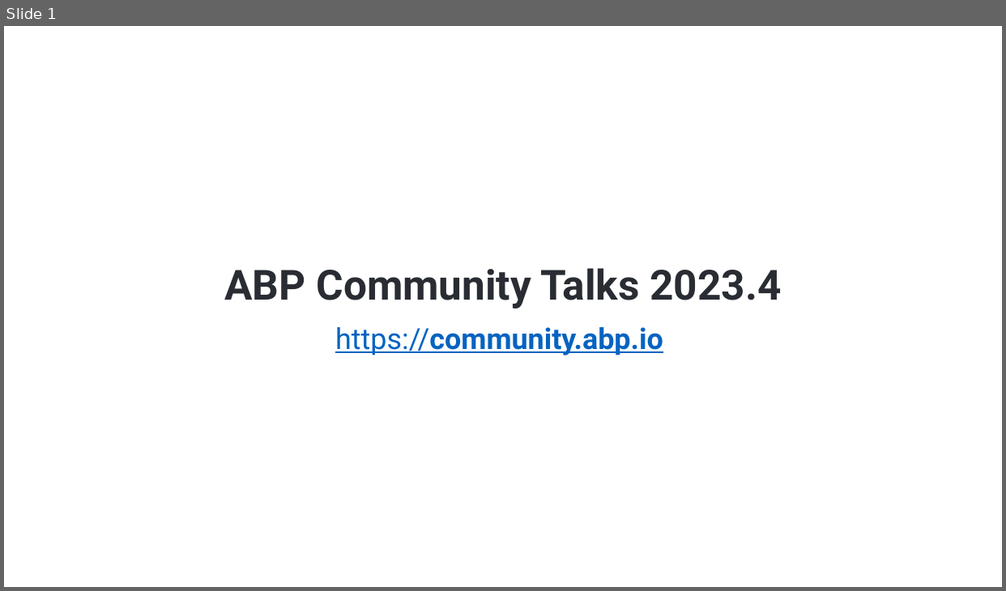
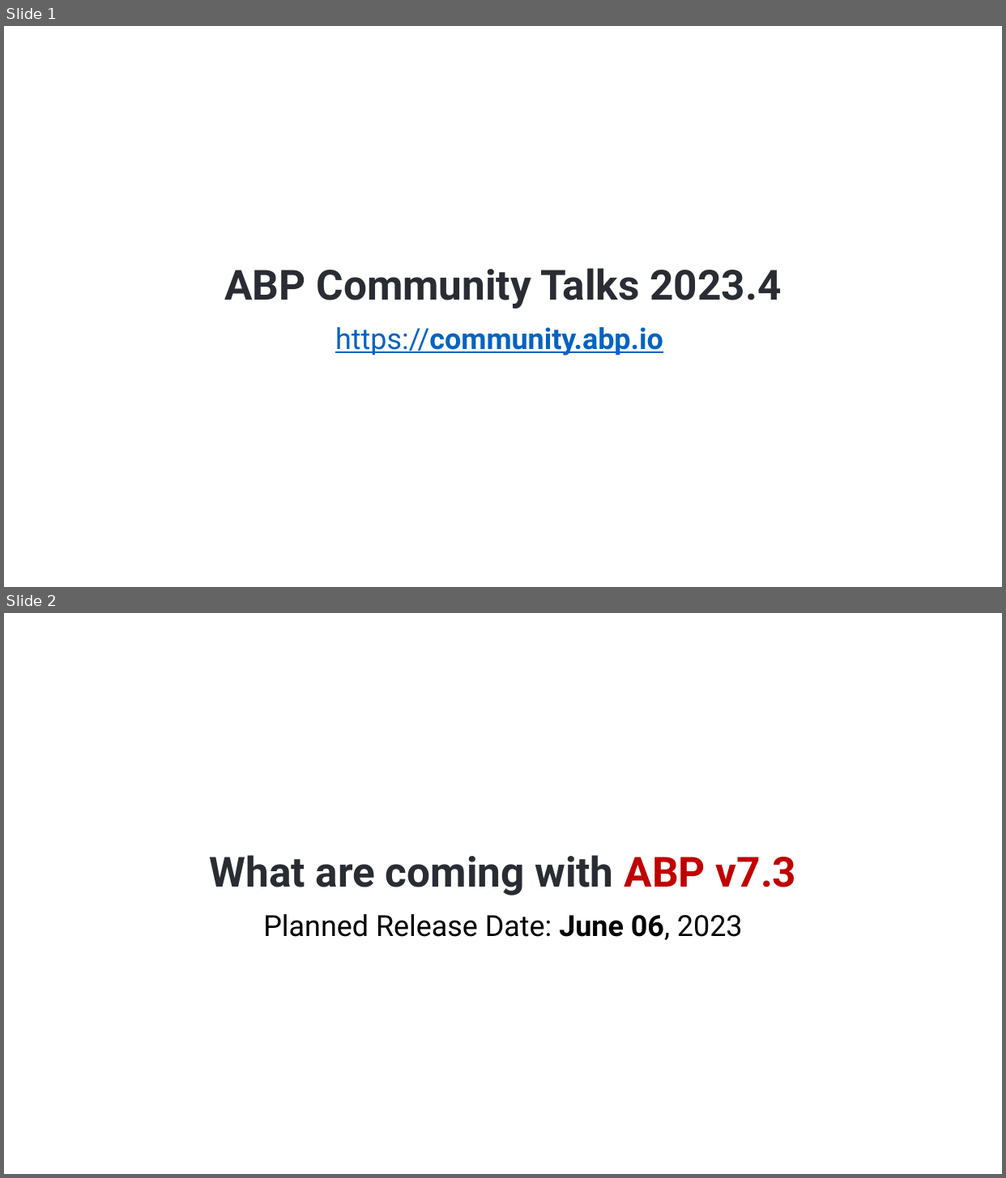
Before and after one commit to hikalkan/presentations, a slide deck: 2023-05-30 ABP Community Talks 2023.4/ABP Comm Talks 2023.4.pptx. Shown one above the other, each under a label of ours: slide 1 before the commit, slides 1 and 2 after it. The pictures are 1006x591 and 1006x1178 pixels, drawn with LibreOffice and Linux fonts; fonts in the diff are those of the drawing; background and template pictures are left out. Boxes give left, top, right and bottom in pixels: in the first picture for what was removed or moved away, otherwise in the second. Text is boxed around its words. In the diff, an @@ line names an element or a change of style, - is before the commit and + after.

```diff
--- a/2023-05-30 ABP Community Talks 2023.4/ABP Comm Talks 2023.4.pptx
+++ b/2023-05-30 ABP Community Talks 2023.4/ABP Comm Talks 2023.4.pptx
@@ slide 2 added at [4, 613, 1002, 1174], background picture (left out) @@
@@ title added at [210, 855, 797, 896], 40 pt, text #292D33, bold @@
+What are coming with ABP v7.3
@@ subtitle added at [263, 914, 743, 940], 28 pt, text #000000 @@
+Planned Release Date: June 06, 2023
```
Also in this commit, not shown: 1 slide changed, 12 other slides added, 7 slides removed.
